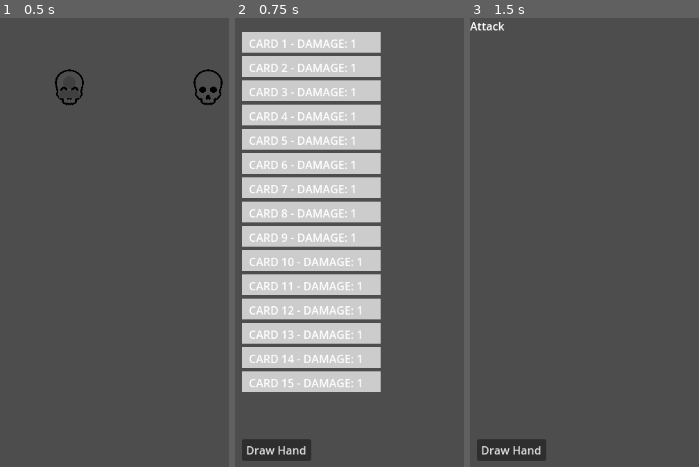
Above: before the commit, frames 1-3 (left to right).
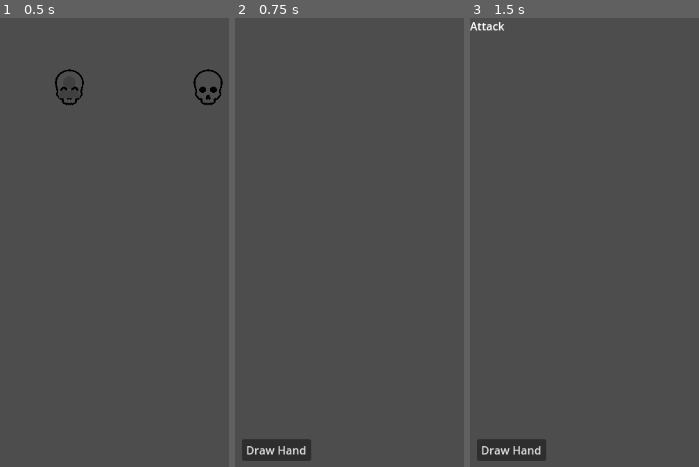
Above: after the commit, the same moments.

Repository: JosieBarber/roguelike
Game: Godot game, scene res://scenes/Main.tscn
Same seed, same stepped clock (60 frames per second), same inputs: the game is played once before the commit and once after it.
Inputs (mouse positions are in pixels of both pictures, inside the frame that each line leads up to):
- Up to frame 1 (0.5 s): no input
- Up to frame 2 (0.75 s): tap Enter at 0.5 s; move the mouse to (303, 85) at 0.52 s; click (303, 85) at 0.67 s
- Up to frame 3 (1.5 s): click "Draw Hand" at 1.25 s

Frame 1 is identical in both runs. In frame 2, 43% of the frame differs, in the area x 3-64%, y 3-84%; in frame 3, nothing differs.
Error after the commit: Parse Error: Identifier "damage_multiplier" not declared in the current scope. (res://scripts/Items/CardItems/FiveMultiplier.gd:6)

Commit message:
Rename modifier card item to multiplier card item

Diff:
--- a/scripts/Items/CardItems/Classes/modifier_card_item.gd
+++ /dev/null
@@ -1,11 +0,0 @@
-extends CardItem
-
-class_name ModifierCardItem
-
-var damage_multiplier: float
-
-func _init():
-	self.damage_multiplier = damage_multiplier
-
-func modify_damage(damage: int) -> int:
-	return int(damage * damage_multiplier)
--- /dev/null
+++ b/scripts/Items/CardItems/Classes/multiplier_card_item.gd
@@ -0,0 +1,11 @@
+extends CardItem
+
+class_name MultiplierCardItem
+
+var damage_multiplier: float
+
+func _init():
+	self.damage_multiplier = damage_multiplier
+
+func modify_damage(card: Card) -> void:
+	card.damage = card.damage * damage_multiplier
--- a/scripts/Items/CardItems/FiveMultiplier.gd
+++ b/scripts/Items/CardItems/FiveMultiplier.gd
@@ -1,4 +1,4 @@
-extends ModifierCardItem
+extends MultiplierCardItem
 
 class_name FiveMultiplier
 
